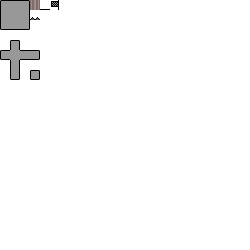
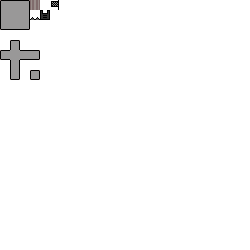
Before/after of a 250x250 layered artwork. What changed in the layer stack:
painted on "sprite_sheet.png" over [40, 9, 50, 20]
